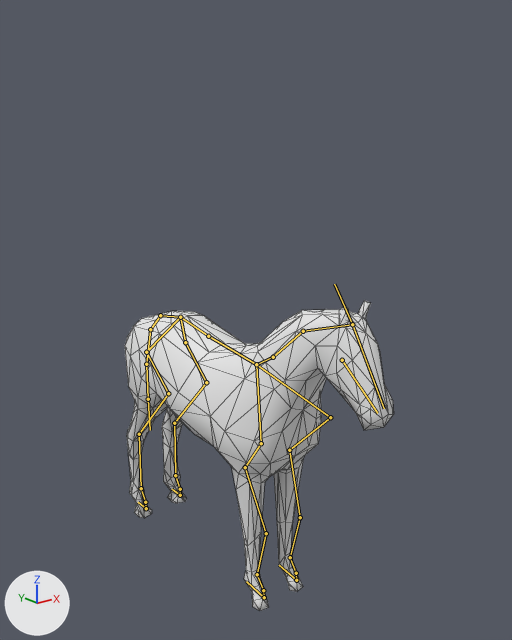
What one commit did to the Blender file Assets/Models/horse_rigged.blend.
The view is the same before and after, from a camera (50 mm lens) standing at (-12.15, -16.85, 9.44) and looking at (0.64, -0.86, 3.05). The axes (+X, +Y, +Z) are drawn at lower left. The lights are the same throughout. The bones that bend it are drawn over the model as lines. Mesh edges are drawn as thin lines.
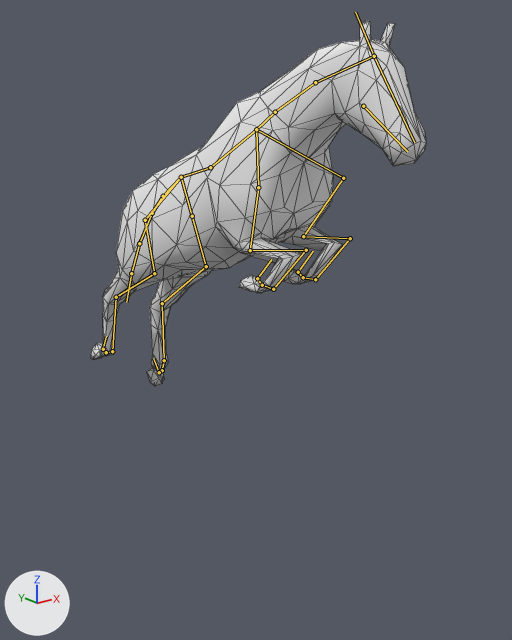
The newer file adds an action. The first version stands in its rest pose; the second is drawn at frame 48 of the action 'JumpLeftHigh'.

Boxes [x1, y1, x2, y2] around the edits, measured in the pictures (512 x 640 px):
'Cube', posed (25% wider, 17% taller): before [125, 300, 394, 611]; after [90, 21, 426, 386]
bone 'HalswirbelMitte', root to tip: before (273, 357) to (303, 331); after (275, 112) to (315, 82)
bone 'HalswirbelOben', root to tip: before (303, 331) to (352, 324); after (315, 82) to (374, 56)
bone 'Kopf', root to tip: before (352, 324) to (384, 408); after (374, 56) to (414, 142)
bone 'Rückenwirbel1', root to tip: before (256, 364) to (208, 336); after (256, 129) to (210, 167)
bone 'Rückenwirbel2', root to tip: before (208, 336) to (180, 317); after (210, 167) to (181, 177)
bone 'Schweifwirbel1', root to tip: before (160, 315) to (150, 329); after (163, 196) to (152, 213)
bone 'Bone.008', root to tip: before (180, 317) to (185, 342); after (181, 177) to (192, 216)
bone 'Hüfte.L', root to tip: before (185, 342) to (206, 382); after (192, 216) to (206, 266)
bone 'Oberschenkel.L', root to tip: before (206, 382) to (174, 423); after (206, 266) to (162, 303)
bone 'Unterschenkel.L', root to tip: before (174, 423) to (175, 475); after (162, 303) to (164, 360)
bone 'FesselHinten.L', root to tip: before (175, 475) to (180, 489); after (164, 360) to (162, 370)
bone 'Bone.009', root to tip: before (180, 317) to (146, 352); after (181, 177) to (145, 220)
bone 'Hüfte.R', root to tip: before (146, 352) to (168, 393); after (145, 220) to (154, 273)
bone 'Oberschenkel.R', root to tip: before (168, 393) to (139, 434); after (154, 273) to (116, 297)
bone 'Unterschenkel.R', root to tip: before (139, 434) to (141, 488); after (116, 297) to (112, 351)
bone 'FesselHinten.R', root to tip: before (141, 488) to (145, 502); after (112, 351) to (106, 352)
bone 'Schulter.L', root to tip: before (256, 364) to (330, 417); after (256, 129) to (343, 178)
bone 'Oberarm.L', root to tip: before (330, 417) to (289, 450); after (343, 178) to (303, 236)
bone 'Elle.L', root to tip: before (289, 450) to (300, 517); after (303, 236) to (350, 238)
bone 'Röhrbein.L', root to tip: before (300, 517) to (290, 557); after (350, 238) to (315, 279)
bone 'FesselVorne.L', root to tip: before (290, 557) to (296, 573); after (315, 279) to (303, 277)
bone 'Schulter.R', root to tip: before (256, 364) to (261, 443); after (256, 129) to (258, 187)
bone 'Oberarm.R', root to tip: before (261, 443) to (245, 467); after (258, 187) to (250, 250)
bone 'Elle.R', root to tip: before (245, 467) to (266, 533); after (250, 250) to (306, 250)
bone 'Röhrbein.R', root to tip: before (266, 533) to (257, 574); after (306, 250) to (273, 289)
bone 'FesselVorne.R', root to tip: before (257, 574) to (263, 590); after (273, 289) to (262, 285)

What the commit changed:
Bone 'Root' (bone_root) moves from (0.0, 0.0, 0.0) to (0.0, 6.64, 0.55).
Bone 'HalswirbelMitte' (bone_halswirbelmitte) turns from (0, 0, 0) to (16, 0, 0) degrees about its own x, y and z.
Bone 'HalswirbelOben' (bone_halswirbeloben) turns from (0, 0, 0) to (-13, 0, 0) degrees about its own x, y and z.
Bone 'Kopf' (bone_kopf) turns from (0, 0, 0) to (-7, 0, 0) degrees about its own x, y and z.
Bone 'Rückenwirbel1' (bone_rückenwirbel1) turns from (0, 0, 0) to (-34, 0, 0) degrees about its own x, y and z.
Bone 'Rückenwirbel2' (bone_rückenwirbel2) turns from (0, 0, 0) to (12, 0, 0) degrees about its own x, y and z.
Bone 'Schweifwirbel1' (bone_schweifwirbel1) turns from (0, 0, 0) to (25, 0, 0) degrees about its own x, y and z.
Bone 'Bone.008' (bone_bone_008) turns from (0, 0, 0) to (5, 0, 12) degrees about its own x, y and z.
Bone 'Hüfte.L' (bone_hüfte_l) turns from (0, 0, 0) to (-12, 4, 40) degrees about its own x, y and z.
Bone 'Oberschenkel.L' (bone_oberschenkel_l) turns from (0, 0, 0) to (-19, 2, 4) degrees about its own x, y and z.
Bone 'Unterschenkel.L' (bone_unterschenkel_l) turns from (0, 0, 0) to (-11, 0, 1) degrees about its own x, y and z.
Bone 'FesselHinten.L' (bone_fesselhinten_l) turns from (0, 0, 0) to (54, 4, -3) degrees about its own x, y and z.
Bone 'Bone.009' (bone_bone_009) turns from (0, 0, 0) to (6, -3, -14) degrees about its own x, y and z.
Bone 'Hüfte.R' (bone_hüfte_r) turns from (0, 0, 0) to (-12, -3, -34) degrees about its own x, y and z.
Bone 'Oberschenkel.R' (bone_oberschenkel_r) turns from (0, 0, 0) to (-8, -1, -2) degrees about its own x, y and z.
Bone 'Unterschenkel.R' (bone_unterschenkel_r) turns from (0, 0, 0) to (-9, 0, -1) degrees about its own x, y and z.
Bone 'FesselHinten.R' (bone_fesselhinten_r) turns from (0, 0, 0) to (89, -4, 3) degrees about its own x, y and z.
Bone 'Schulter.L' (bone_schulter_l) turns from (0, 0, 0) to (5, 1, 0) degrees about its own x, y and z.
Bone 'Oberarm.L' (bone_oberarm_l) turns from (0, 0, 0) to (-7, 9, 4) degrees about its own x, y and z.
Bone 'Elle.L' (bone_elle_l) turns from (0, 0, 0) to (-64, 6, 0) degrees about its own x, y and z.
Bone 'Röhrbein.L' (bone_röhrbein_l) turns from (0, 0, 0) to (104, 0, 0) degrees about its own x, y and z.
Bone 'FesselVorne.L' (bone_fesselvorne_l) turns from (0, 0, 0) to (95, -1, -1) degrees about its own x, y and z.
Bone 'Schulter.R' (bone_schulter_r) turns from (0, 0, 0) to (4, 3, 0) degrees about its own x, y and z.
Bone 'Oberarm.R' (bone_oberarm_r) turns from (0, 0, 0) to (-10, -1, 1) degrees about its own x, y and z.
Bone 'Elle.R' (bone_elle_r) turns from (0, 0, 0) to (-63, -5, 2) degrees about its own x, y and z.
Bone 'Röhrbein.R' (bone_röhrbein_r) turns from (0, 0, 0) to (109, -1, 0) degrees about its own x, y and z.
Bone 'FesselVorne.R' (bone_fesselvorne_r) turns from (0, 0, 0) to (97, 0, 0) degrees about its own x, y and z.
